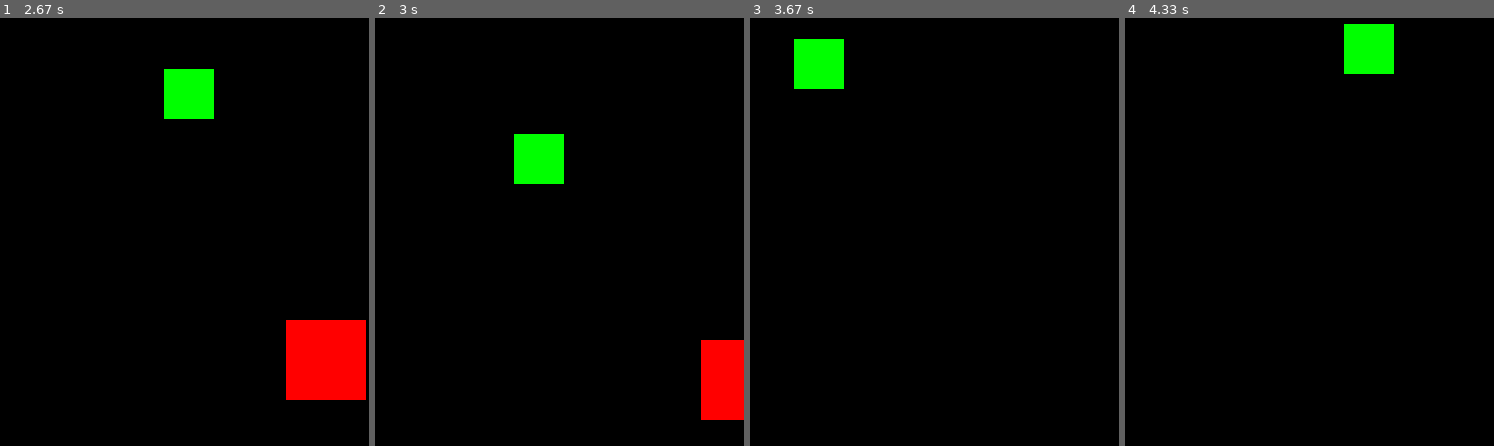
Above: before the commit, frames 1-4 (left to right).
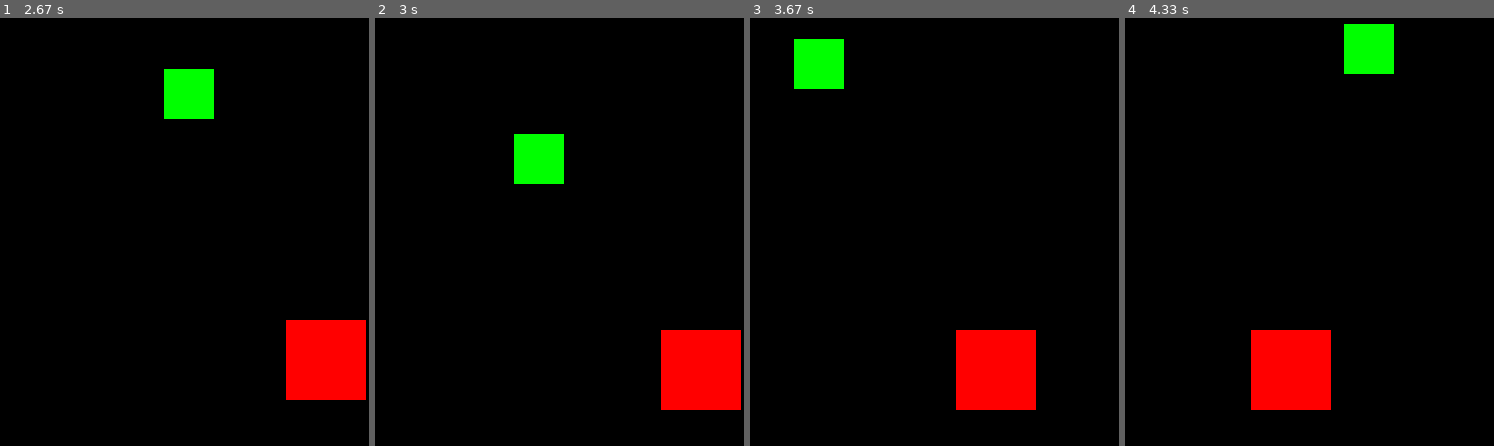
Above: after the commit, the same moments.

Repository: hsiang086/crc-static-exhibition
Game: pygame game, started from main/third_scene.py
Same seed, same stepped clock (60 frames per second), same inputs: the game is played once before the commit and once after it.
Inputs:
- Up to frame 1 (2.67 s): tap M at 0.33 s; hold D 0.67-1.13 s; hold W 1.17-1.47 s; hold D 1.5-1.97 s; hold A 2-2.53 s; hold S from 2.57 s (still down)
- Up to frame 2 (3 s): release S at 2.87 s; hold A from 2.9 s (still down)
- Up to frame 3 (3.67 s): release A at 3.3 s; hold W from 3.33 s (still down)
- Up to frame 4 (4.33 s): release W at 3.7 s; hold D from 3.73 s (still down)

Frame 1 is identical in both runs. In frame 2, 2.7% of the frame differs, in the area x 77-100%, y 72-94%; in frame 3, 4.1%, in the area x 55-78%, y 72-92%; in frame 4, 4.1%.

Commit message:
Update third_scene.py

Diff:
--- a/main/third_scene.py
+++ b/main/third_scene.py
@@ -54,14 +54,16 @@
         self.rect = self.image.get_rect()
         self.paused = False
         self.theta = 0
+        self.count = 0
         # circle radius
-        self.movecircle_bool = True if random.randint(0,1) == 1 else False
+        self.movecircle_bool = True
         self.circle_speed = 2
         self.r = 100
         self.rect.centerx = x_center
         self.rect.centery = y_center
         self.circle_centerx = self.rect.centerx - self.r
         self.circle_centery = self.rect.centery
+        self.check = True
         #
         self.movetriangle_bool = not self.movecircle_bool
 
@@ -71,16 +73,19 @@
         # rotation matrix   https://en.wikipedia.org/wiki/Rotation_matrix
         self.rect.centerx = self.circle_centerx + self.r * costheta
         self.rect.centery = self.circle_centery + self.r * sintheta
+        if self.theta == 360:
+            self.check = True
+            print("1")
 
     def trianglemotion(self):
         m_x = sqrt(3)
         m_y = 1
         self.triangle_speed = 1
         self.step = 150
-        self.count = 0
         self.count += 1
-        self.count %= 450
-
+        if self.count == 3 * self.step:
+            self.check = True
+            print("1")
         if self.count < self.step:
             self.rect.centerx += m_x * self.triangle_speed
             self.rect.centery += m_y * self.triangle_speed
@@ -93,6 +98,8 @@
             self.count %= 3 * self.step
             self.rect.centerx += m_x * self.triangle_speed
             self.rect.centery -= m_y * self.triangle_speed
+
+
 
     def update(self):
         #if rotation_bool:
@@ -107,6 +114,12 @@
                 if event.key == pygame.K_m:
                     self.movecircle_bool = not self.movecircle_bool
                     self.movetriangle_bool = not self.movetriangle_bool
+
+        if self.check:
+             rand_num = random.randint(0,1)
+             self.movecircle_bool = True if rand_num == 0 else False
+             self.movetriangle_bool = True if rand_num == 1 else False
+             self.check = False
         if not self.paused:
             if self.movecircle_bool:
                 self.theta += self.circle_speed
